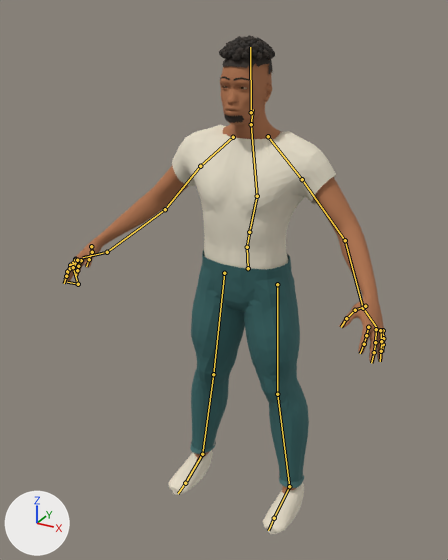
Before and after pictures for a commit that changed the Blender file assets-src/reference-character/reference_character.blend.
Camera for both pictures: a 50 mm camera at (0.946, -1.923, 1.899) aimed at (-0.022, -0.164, 1.02). Every picture has the same lights, and +X, +Y and +Z are marked at lower left. The picture after the commit comes second. The bones that bend it are drawn over the model as lines.

The first picture shows 'Reference_Character'.
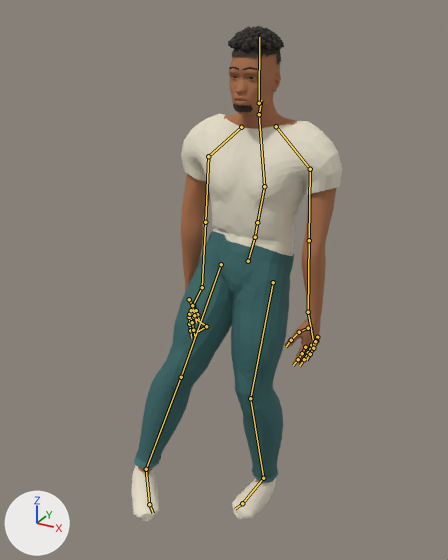
The newer file adds an action. The first version stands in its rest pose; the second is drawn at frame 37 of the action 'TurnLeft'.

Where the change shows, as pixel boxes (x1, y1, x2, y2) in the pictures (448 x 560 px):
'Reference_Character', posed (35% narrower)
    before: (63, 35, 386, 534)
    after: (132, 26, 342, 521)
bone 'mixamorig:Hips', root to tip
    before: (248, 268) to (247, 247)
    after: (248, 261) to (255, 237)
bone 'mixamorig:LeftUpLeg', root to tip
    before: (277, 284) to (277, 394)
    after: (273, 282) to (250, 398)
bone 'mixamorig:LeftLeg', root to tip
    before: (277, 394) to (289, 486)
    after: (250, 398) to (263, 478)
bone 'mixamorig:LeftFoot', root to tip
    before: (289, 486) to (274, 518)
    after: (263, 478) to (242, 503)
bone 'mixamorig:RightUpLeg', root to tip
    before: (224, 273) to (213, 374)
    after: (221, 264) to (181, 377)
bone 'mixamorig:RightLeg', root to tip
    before: (213, 374) to (202, 454)
    after: (181, 377) to (146, 469)
bone 'mixamorig:RightFoot', root to tip
    before: (202, 454) to (185, 483)
    after: (146, 469) to (149, 504)
bone 'mixamorig:Spine', root to tip
    before: (247, 247) to (249, 232)
    after: (255, 237) to (257, 222)
bone 'mixamorig:LeftArm', root to tip
    before: (302, 179) to (345, 240)
    after: (310, 169) to (309, 240)
bone 'mixamorig:LeftForeArm', root to tip
    before: (345, 240) to (363, 308)
    after: (309, 240) to (308, 312)
bone 'mixamorig:LeftHandIndex1', root to tip
    before: (368, 327) to (366, 335)
    after: (305, 347) to (302, 353)
bone 'mixamorig:LeftHandIndex2', root to tip
    before: (366, 335) to (364, 344)
    after: (302, 353) to (298, 359)
bone 'mixamorig:LeftHandMiddle1', root to tip
    before: (376, 329) to (375, 342)
    after: (311, 345) to (308, 352)
bone 'mixamorig:LeftHandMiddle2', root to tip
    before: (375, 342) to (374, 352)
    after: (308, 352) to (304, 359)
bone 'mixamorig:LeftHandPinky1', root to tip
    before: (383, 330) to (383, 338)
    after: (317, 337) to (316, 341)
bone 'mixamorig:LeftHandPinky2', root to tip
    before: (383, 338) to (383, 344)
    after: (316, 341) to (314, 344)
bone 'mixamorig:LeftHandRing1', root to tip
    before: (380, 330) to (381, 341)
    after: (315, 341) to (313, 348)
bone 'mixamorig:LeftHandRing2', root to tip
    before: (381, 341) to (381, 351)
    after: (313, 348) to (310, 354)
bone 'mixamorig:LeftHandThumb2', root to tip
    before: (355, 310) to (346, 318)
    after: (299, 332) to (291, 340)
bone 'mixamorig:LeftHandThumb3', root to tip
    before: (346, 318) to (341, 327)
    after: (291, 340) to (286, 346)
bone 'mixamorig:RightArm', root to tip
    before: (200, 166) to (165, 209)
    after: (208, 156) to (205, 222)
bone 'mixamorig:RightForeArm', root to tip
    before: (165, 209) to (107, 252)
    after: (205, 222) to (202, 287)
bone 'mixamorig:RightHandIndex1', root to tip
    before: (75, 259) to (70, 265)
    after: (189, 317) to (189, 324)
bone 'mixamorig:RightHandIndex2', root to tip
    before: (70, 265) to (67, 271)
    after: (189, 324) to (190, 330)
bone 'mixamorig:RightHandMiddle1', root to tip
    before: (75, 260) to (70, 268)
    after: (189, 314) to (192, 322)
bone 'mixamorig:RightHandMiddle2', root to tip
    before: (70, 268) to (66, 276)
    after: (192, 322) to (193, 330)
bone 'mixamorig:RightHandPinky1', root to tip
    before: (81, 260) to (78, 266)
    after: (193, 306) to (196, 310)
bone 'mixamorig:RightHandPinky2', root to tip
    before: (78, 266) to (77, 270)
    after: (196, 310) to (197, 314)
bone 'mixamorig:RightHandRing1', root to tip
    before: (77, 260) to (73, 267)
    after: (191, 310) to (193, 317)
bone 'mixamorig:RightHandRing2', root to tip
    before: (73, 267) to (78, 284)
    after: (193, 317) to (206, 326)
bone 'mixamorig:RightHandThumb2', root to tip
    before: (92, 252) to (89, 259)
    after: (192, 305) to (194, 315)
bone 'mixamorig:RightHandThumb3', root to tip
    before: (89, 259) to (86, 266)
    after: (194, 315) to (196, 323)

What the commit changed:
Bone 'mixamorig:Hips' (bone_mixamorig_hips) moves from (0.0, 0.0, 0.0) to (-0.001, 0.03, -0.005).
Bone 'mixamorig:Hips' (bone_mixamorig_hips) turns from (0, 0, 0) to (-26, -3, -5) degrees about its own x, y and z.
Bone 'mixamorig:LeftUpLeg' (bone_mixamorig_leftupleg) turns from (0, 0, 0) to (-13, 7, -2) degrees about its own x, y and z.
Bone 'mixamorig:LeftLeg' (bone_mixamorig_leftleg) turns from (0, 0, 0) to (-23, 0, -6) degrees about its own x, y and z.
Bone 'mixamorig:LeftFoot' (bone_mixamorig_leftfoot) turns from (0, 0, 0) to (19, -10, 6) degrees about its own x, y and z.
Bone 'mixamorig:RightUpLeg' (bone_mixamorig_rightupleg) turns from (0, 0, 0) to (3, -24, 4) degrees about its own x, y and z.
Bone 'mixamorig:RightLeg' (bone_mixamorig_rightleg) turns from (0, 0, 0) to (-16, 0, 5) degrees about its own x, y and z.
Bone 'mixamorig:RightFoot' (bone_mixamorig_rightfoot) turns from (0, 0, 0) to (13, 6, 17) degrees about its own x, y and z.
Bone 'mixamorig:Spine' (bone_mixamorig_spine) turns from (0, 0, 0) to (25, -3, 5) degrees about its own x, y and z.
Bone 'mixamorig:LeftArm' (bone_mixamorig_leftarm) turns from (0, 0, 0) to (24, 6, -27) degrees about its own x, y and z.
Bone 'mixamorig:LeftForeArm' (bone_mixamorig_leftforearm) turns from (0, 0, 0) to (-28, 6, -43) degrees about its own x, y and z.
Bone 'mixamorig:LeftHandIndex1' (bone_mixamorig_lefthandindex1) turns from (0, 0, 0) to (8, 0, 2) degrees about its own x, y and z.
Bone 'mixamorig:LeftHandIndex2' (bone_mixamorig_lefthandindex2) turns from (0, 0, 0) to (13, 0, 0) degrees about its own x, y and z.
Bone 'mixamorig:LeftHandMiddle1' (bone_mixamorig_lefthandmiddle1) turns from (0, 0, 0) to (8, 0, 2) degrees about its own x, y and z.
Bone 'mixamorig:LeftHandMiddle2' (bone_mixamorig_lefthandmiddle2) turns from (0, 0, 0) to (12, 0, 2) degrees about its own x, y and z.
Bone 'mixamorig:LeftHandPinky1' (bone_mixamorig_lefthandpinky1) turns from (0, 0, 0) to (8, 0, 3) degrees about its own x, y and z.
Bone 'mixamorig:LeftHandPinky2' (bone_mixamorig_lefthandpinky2) turns from (0, 0, 0) to (12, 0, 2) degrees about its own x, y and z.
Bone 'mixamorig:LeftHandRing1' (bone_mixamorig_lefthandring1) turns from (0, 0, 0) to (8, 0, 3) degrees about its own x, y and z.
Bone 'mixamorig:LeftHandRing2' (bone_mixamorig_lefthandring2) turns from (0, 0, 0) to (12, 0, 3) degrees about its own x, y and z.
Bone 'mixamorig:LeftHandThumb2' (bone_mixamorig_lefthandthumb2) turns from (0, 0, 0) to (5, 0, 0) degrees about its own x, y and z.
Bone 'mixamorig:LeftHandThumb3' (bone_mixamorig_lefthandthumb3) turns from (0, 0, 0) to (4, 0, 1) degrees about its own x, y and z.
Bone 'mixamorig:RightArm' (bone_mixamorig_rightarm) turns from (0, 0, 0) to (25, -6, 27) degrees about its own x, y and z.
Bone 'mixamorig:RightForeArm' (bone_mixamorig_rightforearm) turns from (0, 0, 0) to (-27, -6, 43) degrees about its own x, y and z.
Bone 'mixamorig:RightHandIndex1' (bone_mixamorig_righthandindex1) turns from (0, 0, 0) to (8, 0, -2) degrees about its own x, y and z.
Bone 'mixamorig:RightHandIndex2' (bone_mixamorig_righthandindex2) turns from (0, 0, 0) to (13, 0, 0) degrees about its own x, y and z.
Bone 'mixamorig:RightHandMiddle1' (bone_mixamorig_righthandmiddle1) turns from (0, 0, 0) to (8, 0, -2) degrees about its own x, y and z.
Bone 'mixamorig:RightHandMiddle2' (bone_mixamorig_righthandmiddle2) turns from (0, 0, 0) to (12, 0, -2) degrees about its own x, y and z.
Bone 'mixamorig:RightHandPinky1' (bone_mixamorig_righthandpinky1) turns from (0, 0, 0) to (8, 0, -3) degrees about its own x, y and z.
Bone 'mixamorig:RightHandPinky2' (bone_mixamorig_righthandpinky2) turns from (0, 0, 0) to (12, 0, -2) degrees about its own x, y and z.
Bone 'mixamorig:RightHandRing1' (bone_mixamorig_righthandring1) turns from (0, 0, 0) to (8, 0, -3) degrees about its own x, y and z.
Bone 'mixamorig:RightHandRing2' (bone_mixamorig_righthandring2) turns from (0, 0, 0) to (12, 0, 4) degrees about its own x, y and z.
Bone 'mixamorig:RightHandThumb2' (bone_mixamorig_righthandthumb2) turns from (0, 0, 0) to (5, 0, -1) degrees about its own x, y and z.
Bone 'mixamorig:RightHandThumb3' (bone_mixamorig_righthandthumb3) turns from (0, 0, 0) to (4, 0, -2) degrees about its own x, y and z.
